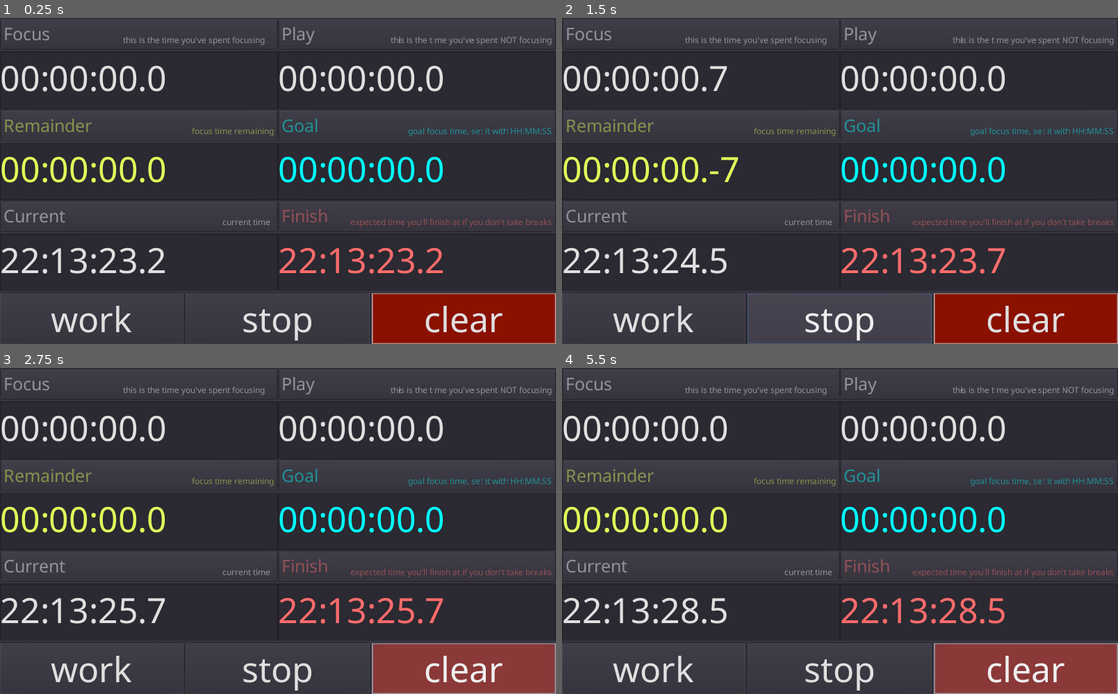
Above: before the commit, frames 1-4 (two rows, left to right).
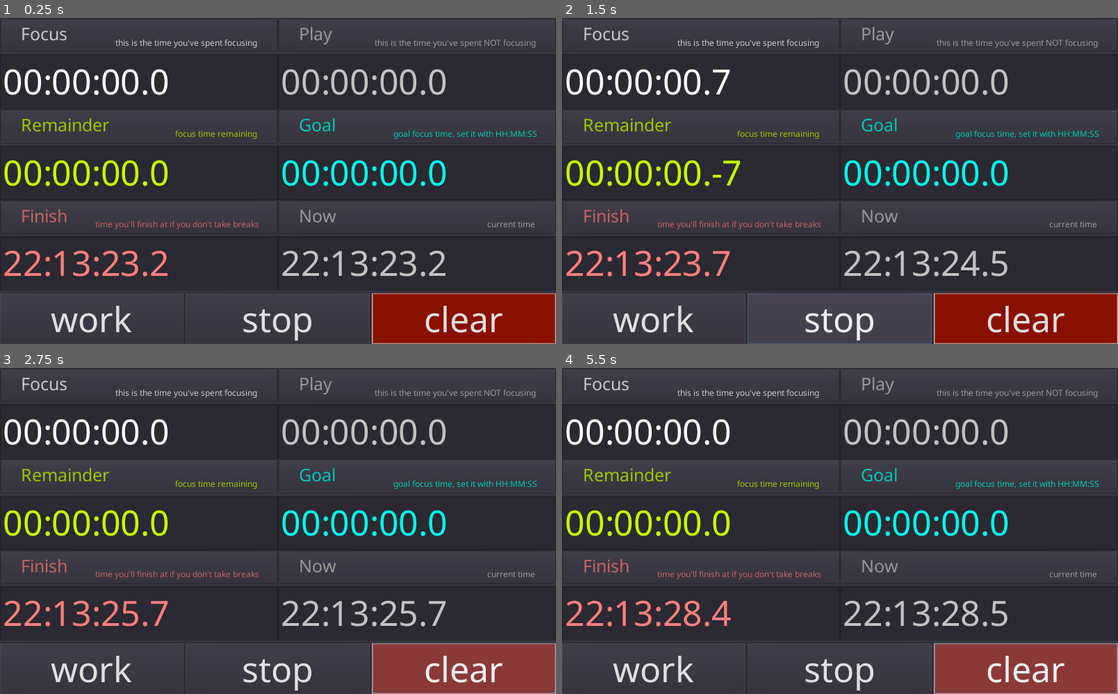
Above: after the commit, the same moments.

Repository: Streq/workplaytimer
Game: Godot game, scene res://main.tscn
Two runs of this game, one before a commit and one after it. Both use one fixed random seed, a clock stepped at 60 frames per second and the inputs below.
Inputs:
- Up to frame 1 (0.25 s): no input
- Up to frame 2 (1.5 s): click "work" at 0.5 s; click "stop" at 1.25 s
- Up to frame 3 (2.75 s): click "clear" at 2 s
- Up to frame 4 (5.5 s): click "work" at 2.75 s; click "play" at 3.5 s; click "stop" at 4.25 s; click "clear" at 5 s

The runs differ from the first frame. In frame 1, 11% of the frame differs, in the area x 0-100%, y 2-80%; in frame 2, 11%; in frame 3, 11%; in frame 4, 11%.

Commit message:
unificar cosas en comun

Diff:
--- a/expected_finish.gd
+++ b/expected_finish.gd
@@ -1,4 +1,5 @@
-extends TextEdit
+extends TimeLabel
+tool
 
 export var remainder_path : NodePath
 onready var remainder = get_node(remainder_path)
@@ -11,12 +12,17 @@
 
 
 func _process(delta: float) -> void:
+	if Engine.editor_hint:
+		return
 	update_time()
 
 func _ready() -> void:
+	if Engine.editor_hint:
+		return
+	._ready()
 	timer.connect("started",self,"set_process",[false])
 	timer.connect("stopped",self,"set_process",[true])
 	goal.connect("updated",self,"update_time")
 
 func update_time():
-	text = Global.to_text_wrap_hours(now.msec + remainder.msec)
+	set_text(Global.to_text_wrap_hours(now.msec + remainder.msec))
--- a/main.gd
+++ b/main.gd
@@ -4,10 +4,10 @@
 onready var stop: Button = $"%stop"
 onready var clear: Button = $"%clear"
 
-onready var work_timer: TextEdit = $"%work_timer"
-onready var play_timer: TextEdit = $"%play_timer"
-onready var expected_finish: TextEdit = $"%expected_finish"
-onready var work_goal: TextEdit = $"%work_goal"
+onready var work_timer: TimeLabel = $"%work_timer"
+onready var play_timer: TimeLabel = $"%play_timer"
+onready var expected_finish: TimeLabel = $"%expected_finish"
+onready var work_goal: TimeLabel = $"%work_goal"
 
 func _ready() -> void:
 	play.connect("pressed",self,"_on_play_button_pressed")
@@ -34,10 +34,10 @@
 	work_timer.off()
 	play_timer.off()
 
-	work_timer.accumulated_time_msec = 0
+	work_timer.msec = 0
 	work_timer.render_text()
 
-	play_timer.accumulated_time_msec = 0
+	play_timer.msec = 0
 	play_timer.render_text()
 
 	work_goal.text = "00:00:00.0"
--- a/main.tscn
+++ b/main.tscn
@@ -1,14 +1,13 @@
-[gd_scene load_steps=16 format=2]
+[gd_scene load_steps=15 format=2]
 
 [ext_resource path="res://work_remainder.gd" type="Script" id=1]
 [ext_resource path="res://main.gd" type="Script" id=2]
-[ext_resource path="res://time_label.tscn" type="PackedScene" id=3]
+[ext_resource path="res://work_timer.tscn" type="PackedScene" id=3]
 [ext_resource path="res://assets/fonts/NotoSans-Regular.ttf" type="DynamicFontData" id=4]
 [ext_resource path="res://work_goal.gd" type="Script" id=5]
-[ext_resource path="res://expected_finish.gd" type="Script" id=6]
-[ext_resource path="res://now.gd" type="Script" id=7]
+[ext_resource path="res://now.gd" type="Script" id=6]
+[ext_resource path="res://expected_finish.gd" type="Script" id=7]
 [ext_resource path="res://assets/fonts/small_font.tres" type="DynamicFont" id=8]
-[ext_resource path="res://assets/fonts/medium_font.tres" type="DynamicFont" id=9]
 
 [sub_resource type="DynamicFont" id=5]
 font_data = ExtResource( 4 )
@@ -66,293 +65,88 @@
 
 [node name="VBoxContainer" type="VBoxContainer" parent="HBoxContainer"]
 margin_right = 1024.0
-margin_bottom = 600.0
+margin_bottom = 602.0
 size_flags_horizontal = 3
 size_flags_vertical = 3
 alignment = 1
 
 [node name="GridContainer" type="GridContainer" parent="HBoxContainer/VBoxContainer"]
 margin_right = 1024.0
-margin_bottom = 502.0
+margin_bottom = 504.0
 size_flags_horizontal = 3
 size_flags_vertical = 3
 custom_constants/vseparation = 0
 custom_constants/hseparation = 0
 columns = 2
 
-[node name="VBoxContainer6" type="VBoxContainer" parent="HBoxContainer/VBoxContainer/GridContainer"]
+[node name="work_timer" parent="HBoxContainer/VBoxContainer/GridContainer" instance=ExtResource( 3 )]
+unique_name_in_owner = true
 margin_right = 512.0
 margin_bottom = 168.0
-size_flags_horizontal = 3
-size_flags_vertical = 3
+color = Color( 1, 1, 1, 1 )
 
-[node name="Panel" type="PanelContainer" parent="HBoxContainer/VBoxContainer/GridContainer/VBoxContainer6"]
-margin_right = 512.0
-margin_bottom = 59.0
-grow_vertical = 0
-
-[node name="Label" type="Label" parent="HBoxContainer/VBoxContainer/GridContainer/VBoxContainer6/Panel"]
-self_modulate = Color( 1, 1, 1, 0.45098 )
-margin_left = 7.0
-margin_top = 7.0
-margin_right = 505.0
-margin_bottom = 52.0
-grow_horizontal = 0
-custom_fonts/font = ExtResource( 9 )
-text = "Focus"
-
-[node name="Label2" type="Label" parent="HBoxContainer/VBoxContainer/GridContainer/VBoxContainer6/Panel/Label"]
-self_modulate = Color( 1, 1, 1, 0.45098 )
-anchor_left = 1.0
-anchor_top = 1.0
-anchor_right = 1.0
-anchor_bottom = 1.0
-margin_left = -278.0
-margin_top = -23.0
-grow_horizontal = 0
-custom_fonts/font = ExtResource( 8 )
-text = "this is the time you've spent focusing"
-
-[node name="work_timer" parent="HBoxContainer/VBoxContainer/GridContainer/VBoxContainer6" instance=ExtResource( 3 )]
+[node name="play_timer" parent="HBoxContainer/VBoxContainer/GridContainer" instance=ExtResource( 3 )]
 unique_name_in_owner = true
-margin_top = 63.0
-margin_right = 512.0
-margin_bottom = 168.0
-size_flags_horizontal = 3
-size_flags_vertical = 3
-stopped = true
-
-[node name="VBoxContainer5" type="VBoxContainer" parent="HBoxContainer/VBoxContainer/GridContainer"]
 margin_left = 512.0
 margin_right = 1024.0
 margin_bottom = 168.0
-size_flags_horizontal = 3
-size_flags_vertical = 3
+color = Color( 0.764706, 0.764706, 0.764706, 1 )
+title = "Play"
+description = "this is the time you've spent NOT focusing"
 
-[node name="PanelContainer" type="PanelContainer" parent="HBoxContainer/VBoxContainer/GridContainer/VBoxContainer5"]
-margin_right = 512.0
-margin_bottom = 59.0
-
-[node name="Label" type="Label" parent="HBoxContainer/VBoxContainer/GridContainer/VBoxContainer5/PanelContainer"]
-self_modulate = Color( 1, 1, 1, 0.45098 )
-margin_left = 7.0
-margin_top = 7.0
-margin_right = 505.0
-margin_bottom = 52.0
-grow_horizontal = 0
-custom_fonts/font = ExtResource( 9 )
-text = "Play"
-
-[node name="Label2" type="Label" parent="HBoxContainer/VBoxContainer/GridContainer/VBoxContainer5/PanelContainer/Label"]
-self_modulate = Color( 1, 1, 1, 0.45098 )
-anchor_left = 1.0
-anchor_top = 1.0
-anchor_right = 1.0
-anchor_bottom = 1.0
-margin_left = -278.0
-margin_top = -23.0
-grow_horizontal = 0
-custom_fonts/font = ExtResource( 8 )
-text = "this is the time you've spent NOT focusing"
-
-[node name="play_timer" parent="HBoxContainer/VBoxContainer/GridContainer/VBoxContainer5" instance=ExtResource( 3 )]
+[node name="remainder" parent="HBoxContainer/VBoxContainer/GridContainer" instance=ExtResource( 3 )]
 unique_name_in_owner = true
-margin_top = 63.0
-margin_right = 512.0
-margin_bottom = 168.0
-size_flags_horizontal = 3
-size_flags_vertical = 3
-
-[node name="VBoxContainer4" type="VBoxContainer" parent="HBoxContainer/VBoxContainer/GridContainer"]
 margin_top = 168.0
 margin_right = 512.0
-margin_bottom = 335.0
-size_flags_horizontal = 3
-size_flags_vertical = 3
+margin_bottom = 336.0
+script = ExtResource( 1 )
+color = Color( 0.780392, 1, 0, 1 )
+title = "Remainder"
+description = "focus time remaining"
+goal_path = NodePath("../work_goal")
+timer_path = NodePath("../work_timer")
 
-[node name="PanelContainer" type="PanelContainer" parent="HBoxContainer/VBoxContainer/GridContainer/VBoxContainer4"]
-margin_right = 512.0
-margin_bottom = 59.0
-
-[node name="Label" type="Label" parent="HBoxContainer/VBoxContainer/GridContainer/VBoxContainer4/PanelContainer"]
-modulate = Color( 0.890196, 1, 0.356863, 1 )
-self_modulate = Color( 1, 1, 1, 0.45098 )
-margin_left = 7.0
-margin_top = 7.0
-margin_right = 505.0
-margin_bottom = 52.0
-grow_horizontal = 0
-custom_fonts/font = ExtResource( 9 )
-text = "Remainder"
-
-[node name="Label2" type="Label" parent="HBoxContainer/VBoxContainer/GridContainer/VBoxContainer4/PanelContainer/Label"]
-self_modulate = Color( 1, 1, 1, 0.45098 )
-anchor_left = 1.0
-anchor_top = 1.0
-anchor_right = 1.0
-anchor_bottom = 1.0
-margin_left = -116.0
-margin_top = -23.0
-grow_horizontal = 0
-custom_fonts/font = ExtResource( 8 )
-text = "focus time remaining"
-
-[node name="work_remainder" type="TextEdit" parent="HBoxContainer/VBoxContainer/GridContainer/VBoxContainer4"]
+[node name="work_goal" parent="HBoxContainer/VBoxContainer/GridContainer" instance=ExtResource( 3 )]
 unique_name_in_owner = true
-margin_top = 63.0
-margin_right = 512.0
-margin_bottom = 167.0
-size_flags_horizontal = 3
-size_flags_vertical = 3
-custom_colors/font_color = Color( 0.890196, 1, 0.356863, 1 )
-text = "00:00:00"
-script = ExtResource( 1 )
-goal_path = NodePath("../../VBoxContainer3/work_goal")
-timer_path = NodePath("../../VBoxContainer6/work_timer")
-
-[node name="VBoxContainer3" type="VBoxContainer" parent="HBoxContainer/VBoxContainer/GridContainer"]
 margin_left = 512.0
 margin_top = 168.0
 margin_right = 1024.0
-margin_bottom = 335.0
-size_flags_horizontal = 3
-size_flags_vertical = 3
+margin_bottom = 336.0
+script = ExtResource( 5 )
+color = Color( 0, 1, 0.929412, 1 )
+title = "Goal"
+description = "goal focus time, set it with HH:MM:SS"
 
-[node name="PanelContainer" type="PanelContainer" parent="HBoxContainer/VBoxContainer/GridContainer/VBoxContainer3"]
+[node name="expected_finish" parent="HBoxContainer/VBoxContainer/GridContainer" instance=ExtResource( 3 )]
+unique_name_in_owner = true
+margin_top = 336.0
 margin_right = 512.0
-margin_bottom = 59.0
+margin_bottom = 504.0
+script = ExtResource( 7 )
+color = Color( 1, 0.498039, 0.498039, 1 )
+title = "Finish"
+description = "time you'll finish at if you don't take breaks"
+remainder_path = NodePath("../remainder")
+timer_path = NodePath("../work_timer")
+goal_path = NodePath("../work_goal")
+now_path = NodePath("../now")
 
-[node name="Label" type="Label" parent="HBoxContainer/VBoxContainer/GridContainer/VBoxContainer3/PanelContainer"]
-modulate = Color( 0, 1, 1, 1 )
-self_modulate = Color( 1, 1, 1, 0.45098 )
-margin_left = 7.0
-margin_top = 7.0
-margin_right = 505.0
-margin_bottom = 52.0
-grow_horizontal = 0
-custom_fonts/font = ExtResource( 9 )
-text = "Goal"
-
-[node name="Label2" type="Label" parent="HBoxContainer/VBoxContainer/GridContainer/VBoxContainer3/PanelContainer/Label"]
-self_modulate = Color( 1, 1, 1, 0.45098 )
-anchor_left = 1.0
-anchor_top = 1.0
-anchor_right = 1.0
-anchor_bottom = 1.0
-margin_left = -223.0
-margin_top = -23.0
-grow_horizontal = 0
-custom_fonts/font = ExtResource( 8 )
-text = "goal focus time, set it with HH:MM:SS"
-
-[node name="work_goal" type="TextEdit" parent="HBoxContainer/VBoxContainer/GridContainer/VBoxContainer3"]
+[node name="now" parent="HBoxContainer/VBoxContainer/GridContainer" instance=ExtResource( 3 )]
 unique_name_in_owner = true
-margin_top = 63.0
-margin_right = 512.0
-margin_bottom = 167.0
-size_flags_horizontal = 3
-size_flags_vertical = 3
-custom_colors/font_color = Color( 0, 1, 1, 1 )
-text = "00:30:00"
-script = ExtResource( 5 )
-
-[node name="VBoxContainer" type="VBoxContainer" parent="HBoxContainer/VBoxContainer/GridContainer"]
-margin_top = 335.0
-margin_right = 512.0
-margin_bottom = 502.0
-size_flags_horizontal = 3
-size_flags_vertical = 3
-
-[node name="PanelContainer" type="PanelContainer" parent="HBoxContainer/VBoxContainer/GridContainer/VBoxContainer"]
-margin_right = 512.0
-margin_bottom = 59.0
-
-[node name="Label" type="Label" parent="HBoxContainer/VBoxContainer/GridContainer/VBoxContainer/PanelContainer"]
-self_modulate = Color( 1, 1, 1, 0.45098 )
-margin_left = 7.0
-margin_top = 7.0
-margin_right = 505.0
-margin_bottom = 52.0
-grow_horizontal = 0
-custom_fonts/font = ExtResource( 9 )
-text = "Current"
-
-[node name="Label2" type="Label" parent="HBoxContainer/VBoxContainer/GridContainer/VBoxContainer/PanelContainer/Label"]
-self_modulate = Color( 1, 1, 1, 0.45098 )
-anchor_left = 1.0
-anchor_top = 1.0
-anchor_right = 1.0
-anchor_bottom = 1.0
-margin_left = -95.0
-margin_top = -23.0
-grow_horizontal = 0
-custom_fonts/font = ExtResource( 8 )
-text = "current time"
-
-[node name="now" type="TextEdit" parent="HBoxContainer/VBoxContainer/GridContainer/VBoxContainer"]
-unique_name_in_owner = true
-margin_top = 63.0
-margin_right = 512.0
-margin_bottom = 167.0
-size_flags_horizontal = 3
-size_flags_vertical = 3
-text = "00:00:00"
-script = ExtResource( 7 )
-
-[node name="VBoxContainer2" type="VBoxContainer" parent="HBoxContainer/VBoxContainer/GridContainer"]
 margin_left = 512.0
-margin_top = 335.0
+margin_top = 336.0
 margin_right = 1024.0
-margin_bottom = 502.0
-size_flags_horizontal = 3
-size_flags_vertical = 3
-
-[node name="PanelContainer" type="PanelContainer" parent="HBoxContainer/VBoxContainer/GridContainer/VBoxContainer2"]
-margin_right = 512.0
-margin_bottom = 59.0
-
-[node name="Label" type="Label" parent="HBoxContainer/VBoxContainer/GridContainer/VBoxContainer2/PanelContainer"]
-modulate = Color( 1, 0.427451, 0.427451, 1 )
-self_modulate = Color( 1, 1, 1, 0.45098 )
-margin_left = 7.0
-margin_top = 7.0
-margin_right = 505.0
-margin_bottom = 52.0
-grow_horizontal = 0
-custom_fonts/font = ExtResource( 9 )
-text = "Finish"
-
-[node name="Label2" type="Label" parent="HBoxContainer/VBoxContainer/GridContainer/VBoxContainer2/PanelContainer/Label"]
-self_modulate = Color( 1, 1, 1, 0.45098 )
-anchor_left = 1.0
-anchor_top = 1.0
-anchor_right = 1.0
-anchor_bottom = 1.0
-margin_left = -223.0
-margin_top = -23.0
-grow_horizontal = 0
-custom_fonts/font = ExtResource( 8 )
-text = "expected time you'll finish at if you don't take breaks"
-
-[node name="expected_finish" type="TextEdit" parent="HBoxContainer/VBoxContainer/GridContainer/VBoxContainer2"]
-unique_name_in_owner = true
-margin_top = 63.0
-margin_right = 512.0
-margin_bottom = 167.0
-size_flags_horizontal = 3
-size_flags_vertical = 3
-custom_colors/font_color = Color( 1, 0.427451, 0.427451, 1 )
-text = "00:00:00"
+margin_bottom = 504.0
 script = ExtResource( 6 )
-remainder_path = NodePath("../../VBoxContainer4/work_remainder")
-timer_path = NodePath("../../VBoxContainer6/work_timer")
-goal_path = NodePath("../../VBoxContainer3/work_goal")
-now_path = NodePath("../../VBoxContainer/now")
+color = Color( 0.764706, 0.764706, 0.764706, 1 )
+title = "Now"
+description = "current time"
+text = "00:00:00.0"
 
 [node name="HBoxContainer2" type="HBoxContainer" parent="HBoxContainer/VBoxContainer"]
-margin_top = 506.0
+margin_top = 508.0
 margin_right = 1024.0
-margin_bottom = 600.0
+margin_bottom = 602.0
 
 [node name="play" type="Button" parent="HBoxContainer/VBoxContainer/HBoxContainer2"]
 unique_name_in_owner = true
--- a/now.gd
+++ b/now.gd
@@ -1,9 +1,9 @@
-extends TextEdit
-signal updated()
-
-var msec := 0
+extends TimeLabel
+tool
 
 func _process(delta: float) -> void:
+	if Engine.editor_hint:
+		return
 	update_time()
 
 func update_time():
@@ -11,4 +11,4 @@
 	#for subsecond precision, sucks I know
 	var now_sub_msec = int(Time.get_unix_time_from_system()*1000.0)%1000
 	msec = now_sec + now_sub_msec
-	text = Global.to_text_wrap_hours(msec)
+	set_text(Global.to_text_wrap_hours(msec))
--- a/project.godot
+++ b/project.godot
@@ -13,9 +13,15 @@
 "class": "Global",
 "language": "GDScript",
 "path": "res://Global.gd"
+}, {
+"base": "Control",
+"class": "TimeLabel",
+"language": "GDScript",
+"path": "res://time_label.gd"
 } ]
 _global_script_class_icons={
-"Global": ""
+"Global": "",
+"TimeLabel": ""
 }
 
 [application]
--- a/time_label.gd
+++ b/time_label.gd
@@ -1,19 +1,60 @@
-extends TextEdit
+extends Control
+class_name TimeLabel
+tool
+
 signal updated
 signal started
 signal stopped
 
-var last_start_msec := 0
-var accumulated_time_msec := 0
+var msec := 0
 export var stopped := false
+export var color : Color = Color.aquamarine setget set_color
+func set_color(val):
+	color = val
+	if !label:
+		yield(self, "ready")
+	label.add_color_override("font_color",color)
+	title_label.add_color_override("font_color",color)
+	description_label.add_color_override("font_color",color)
+
+onready var title_label = $"%title"
+export var title := "Work" setget set_title
+func set_title(val):
+	title = val
+	if !title_label:
+		yield(self, "ready")
+	title_label.text = val
+
+onready var description_label = $"%description"
+export var description:= "jaja" setget set_description
+func set_description(val):
+	description = val
+	if !description_label:
+		yield(self, "ready")
+	description_label.text = val
+
+onready var label : LineEdit = $"%label"
+export var text := "00:00:00" setget set_text
+func set_text(val):
+	if !val:
+		val = ""
+	text = val
+	if !label:
+		yield(self, "ready")
+	label.text = val
+	emit_signal("updated")
 
 func _ready() -> void:
+	if Engine.editor_hint:
+		return
 	set_stopped(stopped)
+	set_color(color)
 	render_text()
-	connect("text_changed",self,"_on_text_changed")
+	label.connect("text_entered",self,"_on_text_entered")
+	label.connect("text_changed",self,"_on_text_changed")
+
 func render_text():
-	text = Global.to_text(accumulated_time_msec)
-	emit_signal("updated")
+	set_text(Global.to_text(msec))
 
 func set_stopped(val):
 	stopped = val
@@ -22,12 +63,6 @@
 	else:
 		on()
 
-func _process(delta: float) -> void:
-	var now = Global.now_msec()
-	var step = now - last_start_msec
-	accumulated_time_msec += step
-	last_start_msec = now
-	render_text()
 
 func switch():
 	if stopped:
@@ -37,15 +72,22 @@
 
 func on():
 	stopped = false
-	last_start_msec = Global.now_msec()
 	set_process(true)
 	emit_signal("started")
+	_start()
 func off():
 	stopped = true
 	set_process(false)
 	emit_signal("stopped")
+	_stop()
+func _on_text_entered(new_text := ""):
+	msec = Global.from_text(label.text)
+	render_text()
+func _on_text_changed(new_text := ""):
+	msec = Global.from_text(label.text)
+	emit_signal("updated")
 
-
-
-func _on_text_changed():
-	accumulated_time_msec = Global.from_text(text)
+func _start():
+	pass
+func _stop():
+	pass
--- a/work_goal.gd
+++ b/work_goal.gd
@@ -1,14 +1,12 @@
-extends TextEdit
-signal updated
-var goal_msecs = 0
+extends TimeLabel
 
 func _ready() -> void:
-	connect("text_changed",self,"_on_text_changed")
+	if Engine.editor_hint:
+		return
+	._ready()
 	connect("focus_exited",self,"_focus_out")
 	_on_text_changed()
 
-func _on_text_changed():
-	goal_msecs = Global.from_text(text)
-	emit_signal("updated")
 func _focus_out():
-	text = Global.to_text(goal_msecs)
+	set_text(Global.to_text(msec))
+	render_text()
--- a/work_remainder.gd
+++ b/work_remainder.gd
@@ -1,15 +1,18 @@
-extends TextEdit
+extends TimeLabel
 
 export var goal_path : NodePath
 onready var goal = get_node(goal_path)
 export var timer_path : NodePath
 onready var timer = get_node(timer_path)
 
-var msec = 0
-
 func _ready() -> void:
+	if Engine.editor_hint:
+		return
+	._ready()
 	timer.connect("updated",self,"render_text")
 	goal.connect("updated",self,"render_text")
 func render_text() -> void:
-	msec = (goal.goal_msecs - timer.accumulated_time_msec)
-	text = Global.to_text(msec)
+	if !goal:
+		yield(self,"ready")
+	msec = (goal.msec - timer.msec)
+	set_text(Global.to_text(msec))
--- /dev/null
+++ b/work_timer.gd
@@ -0,0 +1,15 @@
+extends TimeLabel
+tool
+var last_start_msec := 0
+
+func _process(delta: float) -> void:
+	if Engine.editor_hint:
+		return
+	var now = Global.now_msec()
+	var step = now - last_start_msec
+	msec += step
+	last_start_msec = now
+	render_text()
+
+func _start():
+	last_start_msec = Global.now_msec()
--- /dev/null
+++ b/work_timer.tscn
@@ -0,0 +1,64 @@
+[gd_scene load_steps=4 format=2]
+
+[ext_resource path="res://work_timer.gd" type="Script" id=1]
+[ext_resource path="res://assets/fonts/medium_font.tres" type="DynamicFont" id=2]
+[ext_resource path="res://assets/fonts/small_font.tres" type="DynamicFont" id=4]
+
+[node name="work_timer" type="VBoxContainer"]
+margin_right = 461.0
+margin_bottom = 176.0
+size_flags_horizontal = 3
+size_flags_vertical = 3
+script = ExtResource( 1 )
+title = "Focus"
+description = "this is the time you've spent focusing"
+
+[node name="Panel" type="PanelContainer" parent="."]
+margin_right = 461.0
+margin_bottom = 66.0
+grow_vertical = 0
+
+[node name="MarginContainer" type="MarginContainer" parent="Panel"]
+margin_left = 7.0
+margin_top = 7.0
+margin_right = 454.0
+margin_bottom = 59.0
+custom_constants/margin_right = 32
+custom_constants/margin_top = 0
+custom_constants/margin_left = 32
+custom_constants/margin_bottom = 0
+
+[node name="VBoxContainer" type="VBoxContainer" parent="Panel/MarginContainer"]
+modulate = Color( 0.784314, 0.784314, 0.784314, 1 )
+margin_left = 32.0
+margin_right = 415.0
+margin_bottom = 52.0
+custom_constants/separation = -16
+
+[node name="title" type="Label" parent="Panel/MarginContainer/VBoxContainer"]
+unique_name_in_owner = true
+margin_right = 383.0
+margin_bottom = 45.0
+grow_horizontal = 0
+custom_fonts/font = ExtResource( 2 )
+text = "Focus"
+
+[node name="description" type="Label" parent="Panel/MarginContainer/VBoxContainer"]
+unique_name_in_owner = true
+margin_top = 29.0
+margin_right = 383.0
+margin_bottom = 52.0
+grow_horizontal = 0
+custom_fonts/font = ExtResource( 4 )
+text = "this is the time you've spent focusing"
+align = 2
+
+[node name="label" type="LineEdit" parent="."]
+unique_name_in_owner = true
+margin_top = 70.0
+margin_right = 461.0
+margin_bottom = 176.0
+size_flags_horizontal = 3
+size_flags_vertical = 3
+text = "00:00:00"
+placeholder_text = "00:00:00.0"
